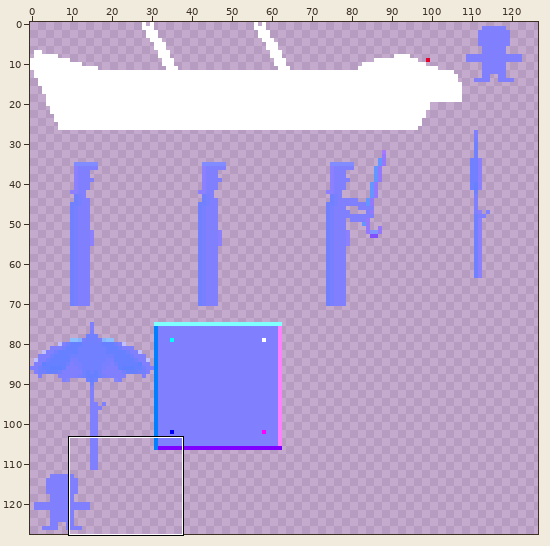
Two states of a sprite sheet, resource/tiles_atlas_0_normal.png. The picture above shows the old version from afar; the outline marks the close-up.
Close-up. First the earlier version:
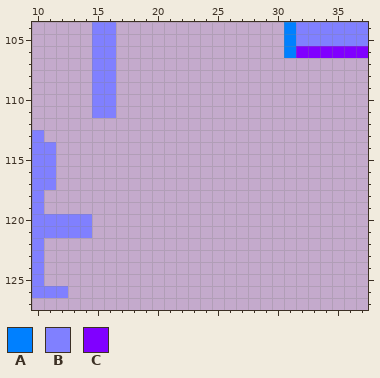
The file is 128x128 pixels. Pixels under 10% opacity are left out. Colours within 5 levels of each other are drawn and written as one. Shown: x 10..37, y 104..127. The wide view leaves out empty margins.
Palette (. is transparent): A #0080ff  B #8080ff  C #8000ff
Pixels before, first column x 10:
104 .....BB..............ABBBBBB
105 .....BB..............ABBBBBB
106 .....BB..............ACCCCCC
107 .....BB.....................
108 .....BB.....................
109 .....BB.....................
110 .....BB.....................
111 .....BB.....................
112 ............................
113 B...........................
114 BB..........................
115 BB..........................
116 BB..........................
117 BB..........................
118 B...........................
119 B...........................
120 BBBBB.......................
121 BBBBB.......................
122 B...........................
123 B...........................
124 B...........................
125 B...........................
126 BBB.........................
After the commit:
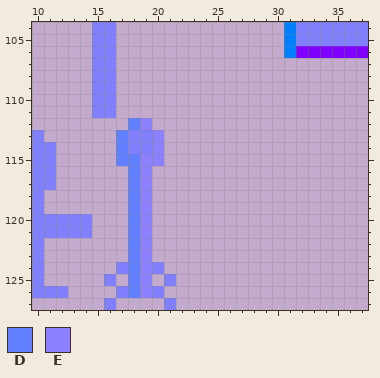
Colours new in this view: D #6080ff  E #8c80ff
Changes in this commit:
y 112: x 18..19 .. -> DE
y 113..114: x 17..20 .... -> DBBE
y 115: x 17..20 .... -> DDEE
y 116..123: x 18..19 .. -> DE
y 124: x 17..20 .... -> BDEB
y 125: x 16 . -> B; x 18..19 .. -> DE; x 21 . -> B
y 126: x 17..20 .... -> BDEB
y 127: x 16 . -> B; x 21 . -> B
Where, in picture pixels (left, top, right, bottom), the same in both close-ups:
added: (104, 118, 176, 310)
